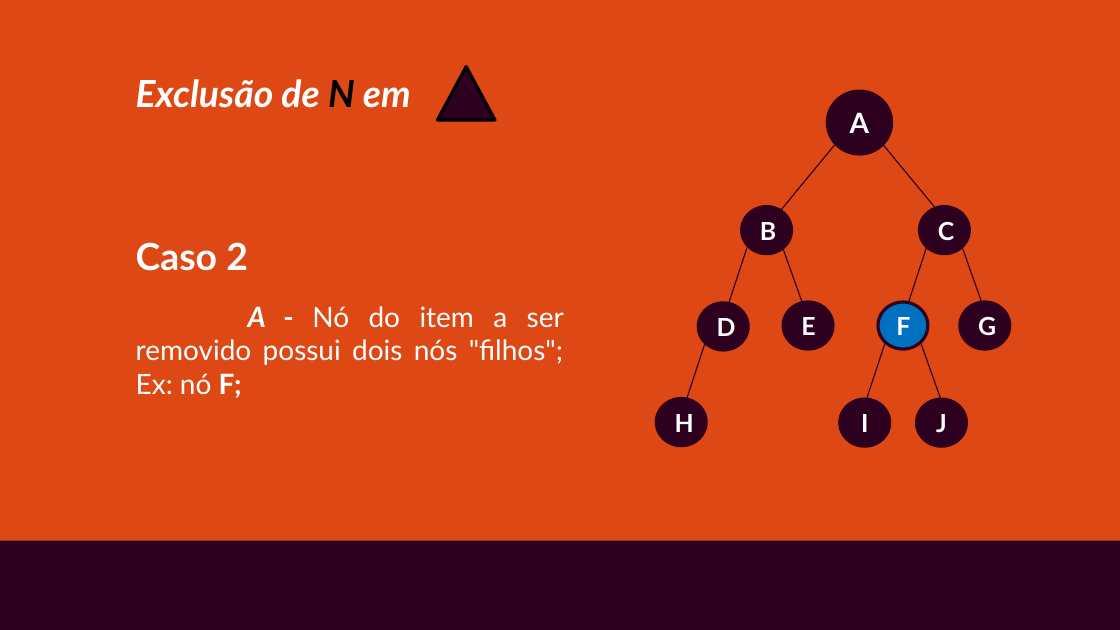
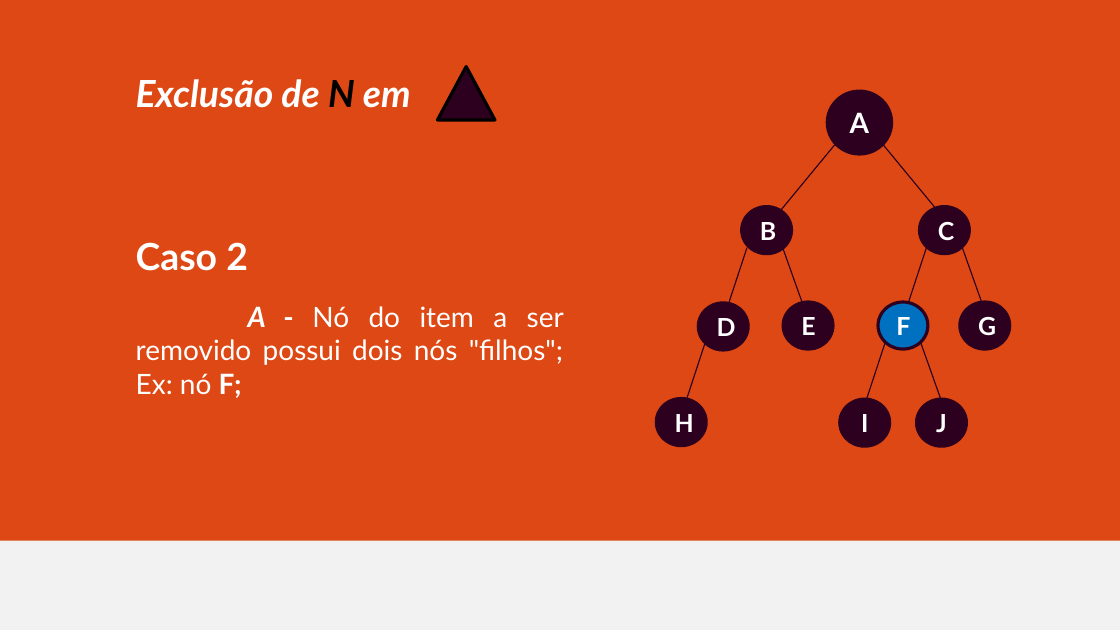
Before and after one commit to felipemarc/AED1_2016-2, a slide deck: slide 36 of ap_arvores/AED - arvores.pptx (slide 37 before the commit). Drawn at 1120x630 pixels with LibreOffice and Linux fonts; fonts in the diff are those of the drawing. Boxes give left, top, right and bottom in pixels: in the first picture for what was removed or moved away, otherwise in the second. Text is boxed around its words. In the diff, an @@ line names an element or a change of style, - is before the commit and + after.

```diff
--- a/ap_arvores/AED - arvores.pptx
+++ b/ap_arvores/AED - arvores.pptx
@@ background #2C001E to #F2F2F2 @@
```
Also in this commit, not shown: 83 other slides changed, 53 slides added, 16 slides removed.
